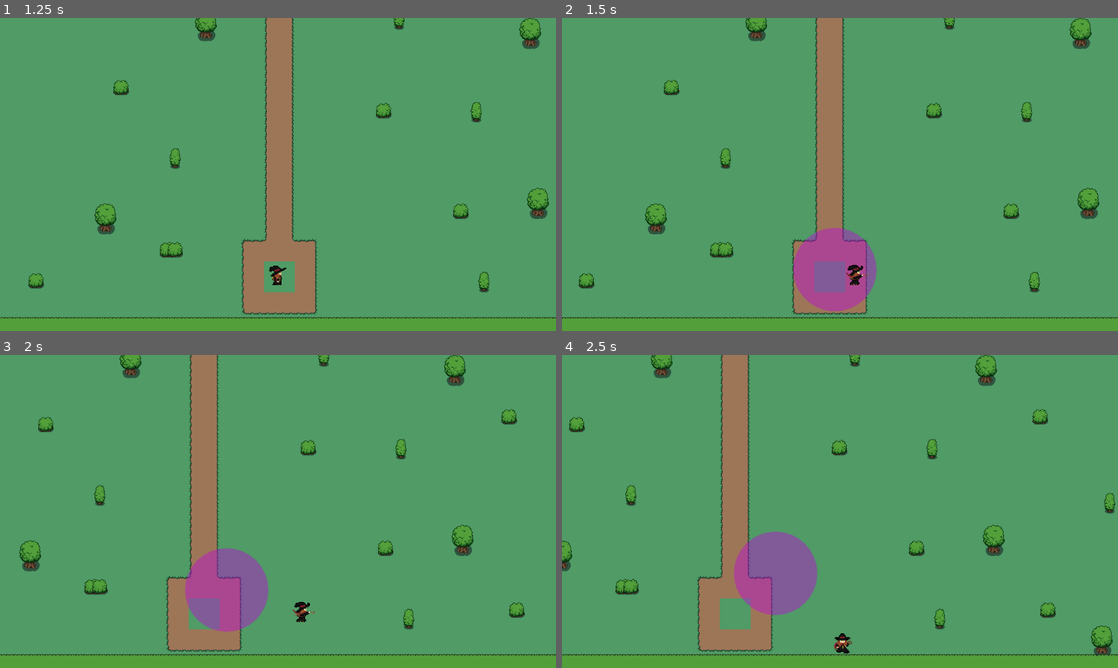
Above: before the commit, frames 1-4 (two rows, left to right).
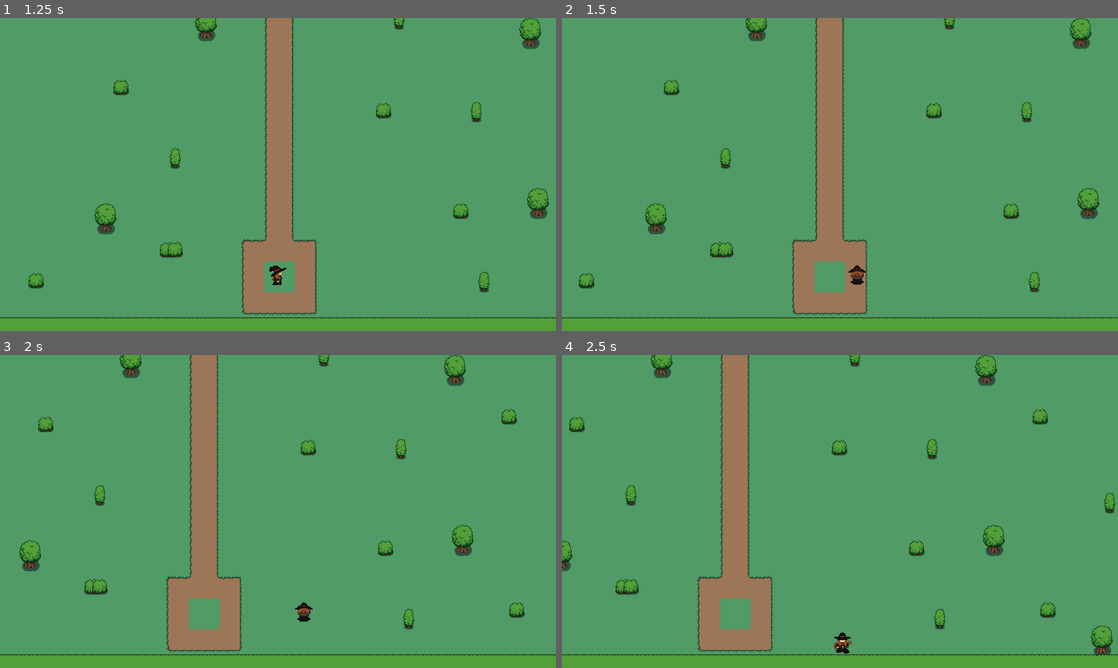
Above: after the commit, the same moments.

Repository: KidovieckF/ecos-tg
Game: Godot game, scene res://Cenas/Mundo/Menu_inicial.tscn
Same seed, same stepped clock (60 frames per second), same inputs: the game is played once before the commit and once after it. The engine's default icon, where the game draws it, is replaced by a stand-in: a white triangle on a blue panel in a dark square.
Inputs (mouse positions are in pixels of both pictures, inside the frame that each line leads up to):
- Up to frame 1 (1.25 s): click "Começar" at 0.5 s
- Up to frame 2 (1.5 s): tap Enter at 1.25 s; move the mouse to (962, 158) at 1.27 s; press the mouse at (962, 158) at 1.28 s; hold Right (ui_right) from 1.28 s (still down)
- Up to frame 3 (2 s): keep holding Right (ui_right)
- Up to frame 4 (2.5 s): move the mouse to (728, 527) at 2.02 s; release Right (ui_right) at 2.03 s; release the mouse at (728, 527) at 2.03 s; hold Down (ui_down) from 2.03 s (still down); click (728, 527) at 2.1 s

Frame 1 is identical in both runs. In frame 2, 3.1% of the frame differs, in the area x 41-57%, y 67-94%; in frame 3, 3.3%, in the area x 33-57%, y 61-89%; in frame 4, 3.2%.
Error after the commit: Invalid access to property or key 'vida_maxima' on a base object of type 'CharacterBody2D (player.gd)'. (res://Recursos/Armas/gravity.gd:12)

Commit message:
att 13/08
Começo de implementação de artefatos

Diff:
--- /dev/null
+++ b/Cenas/Huds/Hud_artefato.tscn
@@ -0,0 +1,84 @@
+[gd_scene format=3 uid="uid://cwv6ldr7yx5vn"]
+
+[ext_resource type="Script" uid="uid://bhsn814hr7rhe" path="res://Scripts/Huds/hud_artefato.gd" id="1_gxihy"]
+[ext_resource type="Resource" uid="uid://jkk1dg3tgva4" path="res://Recursos/Artefatos/Teste_dano.tres" id="2_nx0b7"]
+
+[sub_resource type="StyleBoxFlat" id="StyleBoxFlat_nx0b7"]
+bg_color = Color(0.38348114, 0.63745594, 0.7634912, 1)
+corner_radius_top_left = 20
+corner_radius_top_right = 20
+corner_radius_bottom_right = 20
+corner_radius_bottom_left = 20
+
+[node name="CanvasLayer" type="CanvasLayer" unique_id=517762579]
+process_mode = 3
+script = ExtResource("1_gxihy")
+artefato = ExtResource("2_nx0b7")
+
+[node name="Panel" type="Panel" parent="." unique_id=898417184]
+custom_minimum_size = Vector2(200, 200)
+anchors_preset = 8
+anchor_left = 0.5
+anchor_top = 0.5
+anchor_right = 0.5
+anchor_bottom = 0.5
+offset_left = -20.0
+offset_top = -20.0
+offset_right = 20.0
+offset_bottom = 20.0
+grow_horizontal = 2
+grow_vertical = 2
+theme_override_styles/panel = SubResource("StyleBoxFlat_nx0b7")
+
+[node name="MarginContainer" type="MarginContainer" parent="Panel" unique_id=116391653]
+layout_mode = 1
+anchors_preset = 15
+anchor_right = 1.0
+anchor_bottom = 1.0
+grow_horizontal = 2
+grow_vertical = 2
+theme_override_constants/margin_left = 10
+theme_override_constants/margin_top = 10
+theme_override_constants/margin_right = 10
+theme_override_constants/margin_bottom = 10
+
+[node name="VBoxContainer" type="VBoxContainer" parent="Panel/MarginContainer" unique_id=127947161]
+layout_mode = 2
+theme_override_constants/separation = 30
+alignment = 1
+
+[node name="Nome" type="Label" parent="Panel/MarginContainer/VBoxContainer" unique_id=1658918750]
+unique_name_in_owner = true
+layout_mode = 2
+size_flags_horizontal = 4
+text = "Nome do item"
+
+[node name="Textura" type="TextureRect" parent="Panel/MarginContainer/VBoxContainer" unique_id=2050442605]
+unique_name_in_owner = true
+layout_mode = 2
+size_flags_horizontal = 4
+
+[node name="Descricao" type="Label" parent="Panel/MarginContainer/VBoxContainer" unique_id=822383530]
+unique_name_in_owner = true
+layout_mode = 2
+size_flags_horizontal = 4
+text = "Descricao"
+
+[node name="HBoxContainer" type="HBoxContainer" parent="Panel/MarginContainer/VBoxContainer" unique_id=286528342]
+layout_mode = 2
+size_flags_vertical = 10
+theme_override_constants/separation = 20
+alignment = 1
+
+[node name="AceitarBtn" type="Button" parent="Panel/MarginContainer/VBoxContainer/HBoxContainer" unique_id=1763407324]
+custom_minimum_size = Vector2(50, 30)
+layout_mode = 2
+text = "Aceitar"
+
+[node name="RecusarBtn" type="Button" parent="Panel/MarginContainer/VBoxContainer/HBoxContainer" unique_id=361537677]
+custom_minimum_size = Vector2(50, 30)
+layout_mode = 2
+text = "Recusar"
+
+[connection signal="pressed" from="Panel/MarginContainer/VBoxContainer/HBoxContainer/AceitarBtn" to="." method="_on_aceitar_btn_pressed"]
+[connection signal="pressed" from="Panel/MarginContainer/VBoxContainer/HBoxContainer/RecusarBtn" to="." method="_on_recusar_btn_pressed"]
--- /dev/null
+++ b/Recursos/Artefatos/Teste_dano.tres
@@ -0,0 +1,17 @@
+[gd_resource type="Resource" script_class="Artefato_data" format=3 uid="uid://jkk1dg3tgva4"]
+
+[ext_resource type="Texture2D" uid="uid://bfthhola34cwr" path="res://sprites/GUI_fantasy/light5.png" id="1_5xo6g"]
+[ext_resource type="Script" uid="uid://dja2hqiq4y6k" path="res://Recursos/Artefatos/artefatos.gd" id="1_rq6bv"]
+
+[resource]
+script = ExtResource("1_rq6bv")
+nome = "Teste"
+descricao = "Teste"
+icone = ExtResource("1_5xo6g")
+dano_add = 2.0
+dano_mult = 4.0
+vida_max_add = 10.0
+vida_max_mult = 10.0
+speed_add = 20.0
+speed_mult = 1.0
+metadata/_custom_type_script = "uid://dja2hqiq4y6k"
--- /dev/null
+++ b/Recursos/Artefatos/artefatos.gd
@@ -0,0 +1,17 @@
+extends Resource
+class_name Artefato_data
+
+@export var nome : String
+@export var descricao : String
+@export var icone : Texture2D
+
+@export var dano_add : float
+@export var dano_mult : float
+@export var vida_max_add : float
+@export var vida_max_mult : float
+@export var speed_add : float
+@export var speed_mult : float
+
+
+func efeito() -> void:
+	pass
--- a/Recursos/Player/player_recurso.gd
+++ b/Recursos/Player/player_recurso.gd
@@ -3,6 +3,7 @@
 
 @export var nome : String
 @export var vida : float
+@export var dano_extra : float
 @export var dano_mult : float
 @export var speed : float
 @export var energia : float
--- /dev/null
+++ b/Scripts/Huds/hud_artefato.gd
@@ -0,0 +1,26 @@
+extends CanvasLayer
+
+@export var artefato : Artefato_data
+
+func _ready() -> void:
+	get_tree().paused = true
+
+func exibir_artefato(artefato_cena : Artefato_data):
+	artefato = artefato_cena
+	%Nome.text = artefato.nome
+	%Textura.texture = artefato.icone
+	%Descricao.text = artefato.descricao
+
+func _process(delta: float) -> void:
+	pass
+
+
+func _on_aceitar_btn_pressed() -> void:
+	RunData.adicionar_artefato(artefato)
+	get_tree().paused = false
+	queue_free()
+
+
+func _on_recusar_btn_pressed() -> void:
+	get_tree().paused = false
+	queue_free()
--- a/Scripts/Miniboss/miniboss_base.gd
+++ b/Scripts/Miniboss/miniboss_base.gd
@@ -8,10 +8,12 @@
 var vida_max
 var vida_atual
 var ind_dano = preload("res://Cenas/Mundo/Ind_dano.tscn")
+var artefato_hud = preload("res://Cenas/Huds/Hud_artefato.tscn")
 var morto = false
 var dano_pendente = 0
 var estado_custom = {}
 var cutscene_inicial = false
+@export var drop_artefatos : Array[Artefato_data]
 
 
 func _ready() -> void:
@@ -46,6 +48,12 @@
 	for body in corpos_encostados:
 		if body.is_in_group("Players"):
 			body.take_damage(data.dano_melee)
+
+func dropar_artefato():
+	var artefato = randi_range(0, drop_artefatos.size())
+	var tela_recompensa = artefato_hud.instantiate()
+	tela_recompensa.exibir_artefato(drop_artefatos[artefato])
+
 
 func dano_na_fila():
 	if dano_pendente > 0 and not morto:
--- a/Scripts/Mundo/RunData.gd
+++ b/Scripts/Mundo/RunData.gd
@@ -7,7 +7,10 @@
 var arma_escolhida: ArmaRecurso
 var proj_mods: ProjMods
 
+var artefatos_coletados : Array[Artefato_data] = []
+var personagem_base: player_data
 
+var speed_calculado: float = 300.0
 var vida_max := 0.0
 var vida_atual := 0.0
 var xp_atual := 0.0
@@ -18,6 +21,35 @@
 var mult_dificuldade = 1 + (dificuldade * 0.05)
 
 var gamemode = "Mouse"
+
+
+func calcular_artefatos():
+	var dano = personagem_base.dano_extra
+	var vida = personagem_base.vida
+	var speed = personagem_base.speed
+	for i in artefatos_coletados:
+		dano += i.dano_add
+		vida += i.vida_max_add
+		speed += i.speed_add
+
+	for j in artefatos_coletados:
+		dano *= j.dano_mult
+		vida *= j.vida_max_mult
+		speed *= j.speed_mult
+
+	dano_adicional = dano
+	vida_max = vida
+	speed_calculado = speed
+
+
+func adicionar_artefato(artefato : Artefato_data):
+	artefatos_coletados.append(artefato)
+	if artefato.vida_max_add > 0:
+		vida_atual += artefato.vida_max_add
+	if artefato.vida_max_mult > 1:
+		vida_atual *= artefato.vida_max_mult
+	artefato.efeito()
+	calcular_artefatos()
 
 func multiplicar_dificuldade() -> float:
 	return 1.0 + dificuldade * 0.05
@@ -30,6 +62,10 @@
 	vida_max = personagem.vida
 	vida_atual = personagem.vida
 	barra_exp = personagem.exp_bar
+	speed_calculado = personagem.speed
+	personagem_base = personagem
+	artefatos_coletados.clear()
+
 
 func resetar_run() -> void:
 	andar = 1
@@ -45,21 +81,15 @@
 	dificuldade = 1
 
 func guardar_player(player) -> void:
-	vida_atual = player.vida_atual
-	vida_max = player.vida_maxima
 	xp_atual = player.xp_atual
 	barra_exp = player.barra_exp
 	nivel = player.nivel
-	dano_adicional = player.dano_adicional
-	proj_mods = player.proj_mods
+	speed_calculado = player.speed_atuals
 
 func carregar_player(player) -> void:
-	player.vida_atual = vida_atual
-	player.vida_maxima = vida_max
 	player.xp_atual = xp_atual
 	player.barra_exp = barra_exp
 	player.nivel = nivel
-	player.dano_adicional = dano_adicional
 	player.arma = arma_escolhida
 	player.proj_mods = proj_mods
 
--- a/Scripts/Player/player.gd
+++ b/Scripts/Player/player.gd
@@ -1,7 +1,6 @@
 extends CharacterBody2D
 
 
-var speed_atual = 300.0
 const JUMP_VELOCITY = -400.0
 var pode_tomar_dano = true
 var tween_dano
@@ -12,10 +11,7 @@
 @export var proj_mods : ProjMods
 var morto = false
 var barra_exp
-var dano_adicional = 0
 var xp_atual = 0
-var vida_atual
-var vida_maxima
 var atacando = false
 var dashando = false
 var direcao_dash = Vector2.ZERO
@@ -49,7 +45,7 @@
 				direcao_tiro = last_direction
 			elif RunData.gamemode == "Mouse":
 				direcao_tiro = direcao_calculada
-			arma.usar_arma(self, delta, personagem.dano_mult, dano_adicional, direcao_tiro)
+			arma.usar_arma(self, delta, personagem.dano_mult, RunData.dano_adicional, direcao_tiro)
 			if abs(direcao_calculada.x) > abs(direcao_calculada.y) and direcao_calculada.x > 0:
 				$Sprite2D.flip_h = false
 				$Sprite2D.play("AtirandoLado")
@@ -78,10 +74,10 @@
 	var direction := Input.get_vector("ui_left", "ui_right", "ui_up", "ui_down")
 
 	if direction:
-		velocity = direction * speed_atual
+		velocity = direction * RunData.speed_calculado
 	else:
-		velocity.x = move_toward(velocity.x, 0, speed_atual)
-		velocity.y = move_toward(velocity.y, 0, speed_atual)
+		velocity.x = move_toward(velocity.x, 0, RunData.speed_calculado)
+		velocity.y = move_toward(velocity.y, 0, RunData.speed_calculado)
 
 
 
@@ -126,13 +122,13 @@
 			dashando = false
 			pode_tomar_dano = true
 		if dashando:
-			velocity = direcao_dash * speed_atual * 2.5
+			velocity = direcao_dash * RunData.speed_calculado * 2.5
 		else:
 			if direction:
-				velocity = direction * speed_atual
+				velocity = direction * RunData.speed_calculado
 			else:
-				velocity.x = move_toward(velocity.x, 0, speed_atual)
-				velocity.y = move_toward(velocity.y, 0, speed_atual)
+				velocity.x = move_toward(velocity.x, 0, RunData.speed_calculado)
+				velocity.y = move_toward(velocity.y, 0, RunData.speed_calculado)
 
 	move_and_slide()
 
@@ -161,23 +157,23 @@
 func take_damage(quantidade, cor = Color.WHITE):
 	if pode_tomar_dano == true:
 		$Timer.start()
-		vida_atual -= quantidade
+		RunData.vida_atual -= quantidade
 		tween_dano = create_tween().set_loops()
 		tween_dano.tween_property(sprite, "modulate:a", 0.0, 0.1)
 		tween_dano.tween_property(sprite, "modulate:a", 1.0, 0.1)
 
-		print("Tomou dano ", vida_atual )
-		hud.atualizar_vida(vida_atual, vida_maxima)
+		print("Tomou dano ", RunData.vida_atual )
+		hud.atualizar_vida(RunData.vida_atual, RunData.vida_max)
 		pode_tomar_dano = false
-	if vida_atual <= 0 and morto == false:
+	if RunData.vida_atual <= 0 and morto == false:
 		morto = true
 		RunData.resetar_run()
 		var game_over = game_over_scene.instantiate()
 		get_tree().root.add_child(game_over)
 
 func curar(quantidade):
-	vida_atual =  min((vida_atual + quantidade), vida_maxima)
-	hud.atualizar_vida(vida_atual, vida_maxima)
+	RunData.vida_atual =  min((RunData.vida_atual + quantidade), RunData.vida_maxima)
+	hud.atualizar_vida(RunData.vida_atual, RunData.vida_maxima)
 
 func coletar_moeda():
 	hud.atualizar_dinheiro()
Not shown, added: Recursos/Artefatos/artefatos.gd.uid
Not shown, added: Scripts/Huds/hud_artefato.gd.uid
